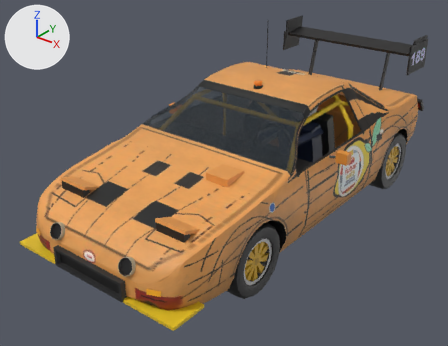
Two versions of the glTF model public/cars/field/models/189.glb, one commit apart.
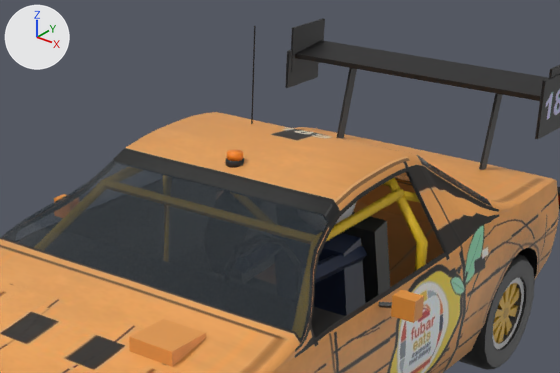
Old and new are each drawn whole from a 50 mm camera at (2.99, -4.27, 2.87) aimed at (-0.12, -0.39, 0.46) and again close up on the part from 32% to 93% of the width and 2% to 55% of the height. The lights are fixed; the arrows at upper left show +X, +Y and +Z. The first two pictures are the older version. Vertices at exactly the same position are counted once.

Script lines for the objects in view, before the commit:
```python
me_body_mesh = bpy.data.meshes.new('body_mesh')
me_body_mesh.from_pydata(...)  # 3217 vertices, 5748 faces; spans x -0.96..0.96, y -2.07..1.97, z 0.17..1.67
# faces by material slot: [5556, 192]
me_body_mesh.materials.append(mat_car189_livery)  # picture img_189_livery
me_body_mesh.materials.append(mat_car189_glass)  # dark blue #232c33
me_wheel_rl_mesh = bpy.data.meshes.new('wheel_rl_mesh')
me_wheel_rl_mesh.from_pydata(...)  # 402 vertices, 522 faces; spans x -0.102..0.102, y -0.293..0.293, z -0.289..0.289
# faces by material slot: [442, 80]
me_wheel_rl_mesh.materials.append(mat_car189_livery)  # picture img_189_livery
me_wheel_rl_mesh.materials.append(mat_car189_chrome0)  # picture img_189_livery
ob_body = bpy.data.objects.new('body', me_body_mesh)
ob_body.location = (0.0, 0.0, 0.0)
ob_wheel_rl = bpy.data.objects.new('wheel_rl', me_wheel_rl_mesh)
ob_wheel_rl.location = (0.715, 1.133, 0.293)
```
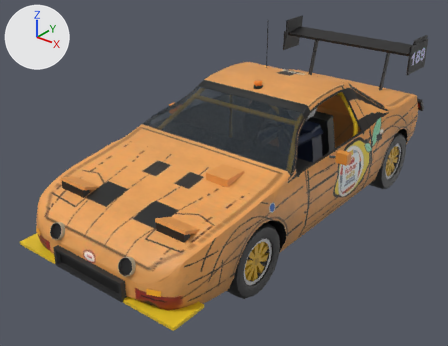
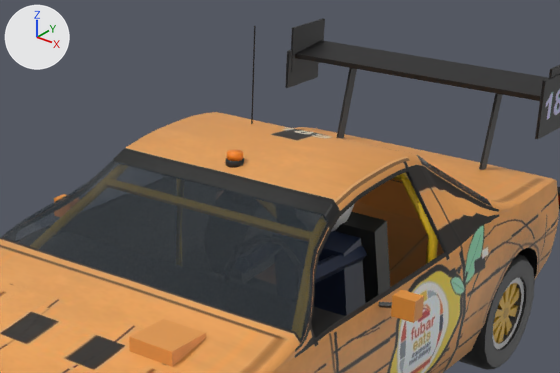
Changed parts and their boxes [x1, y1, x2, y2] in the close-ups (560 x 373 px; the box of a moved part takes in the faces that stretch with it):
part 1 of me_body_mesh, moved or reshaped (mostly hidden): before [336, 203, 356, 224]; after [331, 203, 355, 231]
part 2 of me_body_mesh, added: after [392, 175, 438, 264]
part 3 of me_body_mesh, moved or reshaped (mostly hidden afterwards): before [326, 177, 428, 272]; after [399, 172, 409, 181]

The change in detail:
me_body_mesh is used by ob_body; location (0.0, 0.0, 0.0).
me_body_mesh had 3217 vertices, 5748 faces and spanned x -0.96..0.96, y -2.07..1.97, z 0.17..1.67.
me_body_mesh now has 3233 vertices, 5780 faces and spans x -0.96..0.96, y -2.07..1.97, z 0.17..1.67.
me_body_mesh part 1: the loose piece of 42 vertices spanning x 0.2..0.46, y 0.0..0.3, z 0.91..1.19 is moved by (-0.01, 0.0, -0.01).
me_body_mesh part 2: a new loose piece of 30 vertices spanning x -0.73..0.73, y 0.42..0.47, z 0.26..1.14, in mat_car189_livery (picture img_189_livery).
Part 3, on me_body_mesh:
73 vertices are removed from x -0.73..0.73, y -0.63..1.0, z 0.26..1.14.
179 faces are deleted.
8 vertices in x -0.55..0.55, y -0.29..-0.27, z 1.03..1.06 move by (0.0, 0.0, 0.01).
37 vertices move from x -0.73..0.73, y -0.3..0.37, z 0.26..1.14 to x -0.56..0.77, y -0.64..0.47, z 0.3..1.19.
47 vertices are added at x -0.72..0.72, y -0.63..0.47, z 0.26..1.19.
6 new vertices lie (-1.29, 0.0, 0.75) away from vertices in x 0.56..0.6, y 0.34..0.35, z 1.06..1.09.
6 new vertices lie (0.0, 1.08, -0.25) away from vertices in x 0.7..0.72, y 0.32..0.37, z 0.3..0.33.
155 new faces join them, mat_car189_livery (picture img_189_livery).
Other edits to the shape of me_body_mesh do not show in these pictures.
